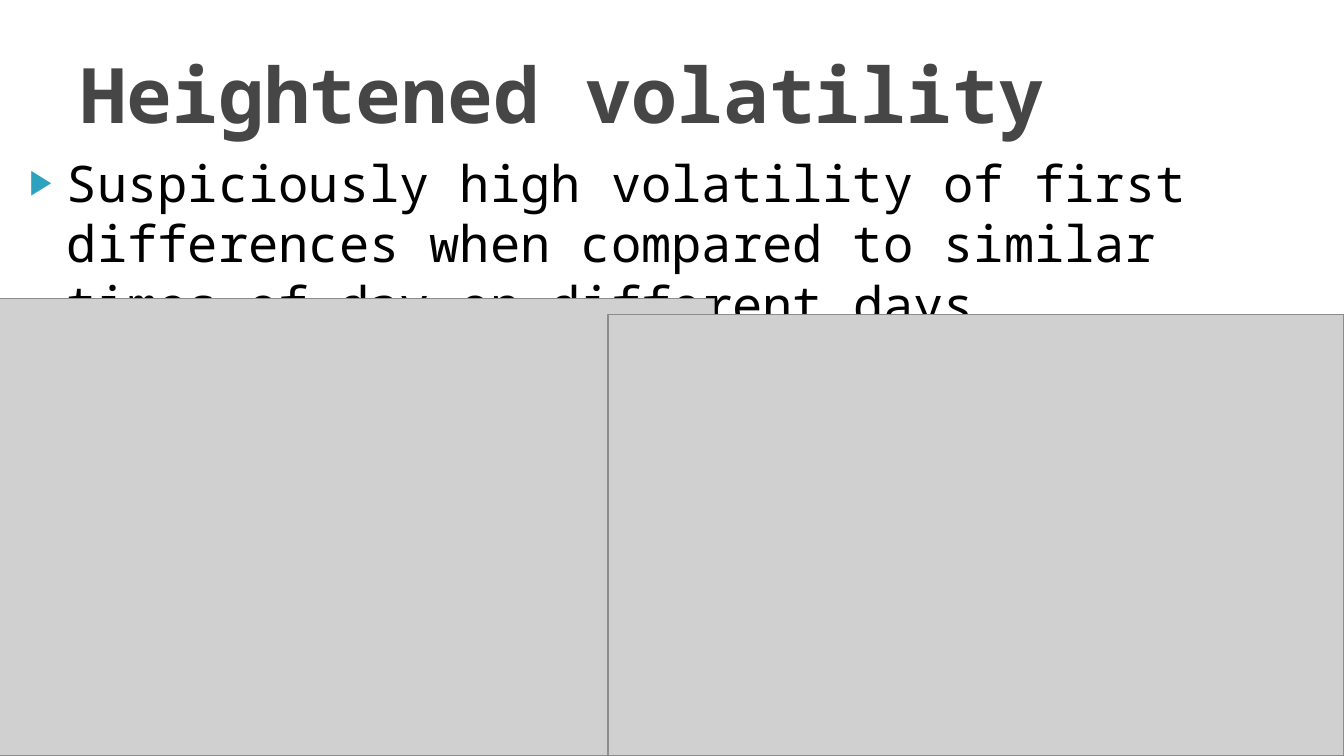
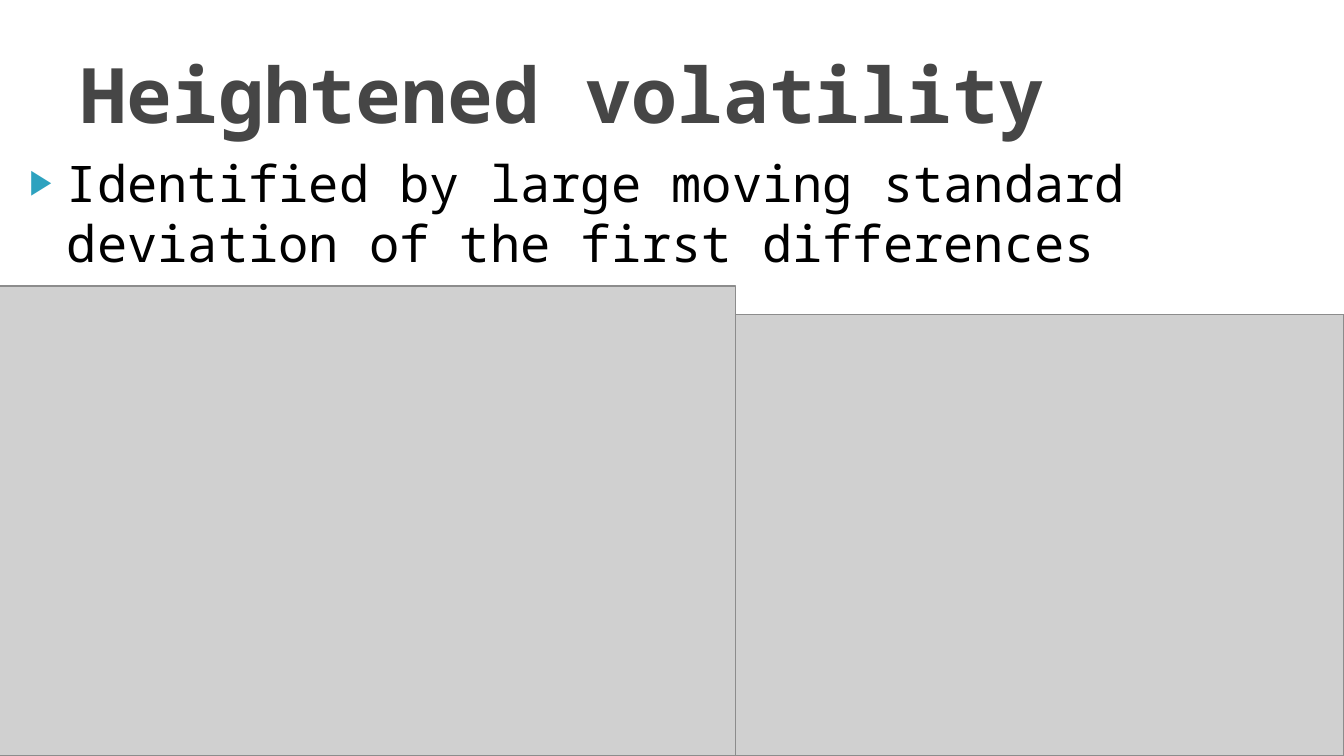
Before and after one commit to macejova/Ecox-seminar-project, a slide deck: slide 10 of prez/Macejovsky_Pardubicky_prez.pptx. Drawn at 1344x756 pixels with LibreOffice and Linux fonts; fonts in the diff are those of the drawing; grey boxes stand for pictures; background and template pictures are left out. Boxes give left, top, right and bottom in pixels: in the first picture for what was removed or moved away, otherwise in the second. Text is boxed around its words. In the diff, an @@ line names an element or a change of style, - is before the commit and + after.

```diff
--- a/prez/Macejovsky_Pardubicky_prez.pptx
+++ b/prez/Macejovsky_Pardubicky_prez.pptx
@@ text at (67,163,1125,263): text changed @@
-▶ Suspiciously high volatility of first differences when compared to similar times of day on different days
+▶ Identified by large moving standard deviation of the first differences
@@ picture: place and size @@
-picture at (0,298,715,755)
+picture at (0,286,737,756)
```
Also in this commit, not shown: 1 other slide changed.
